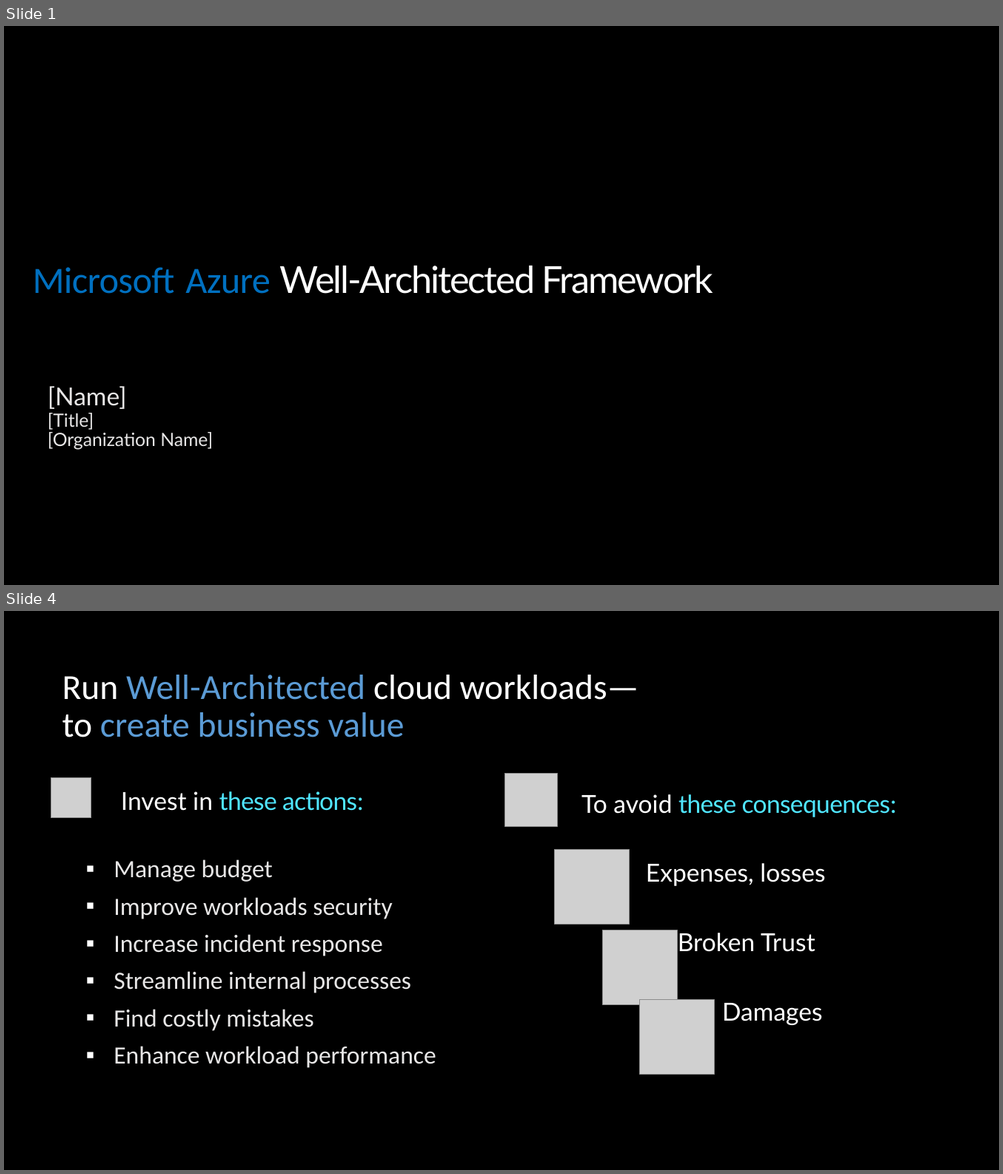
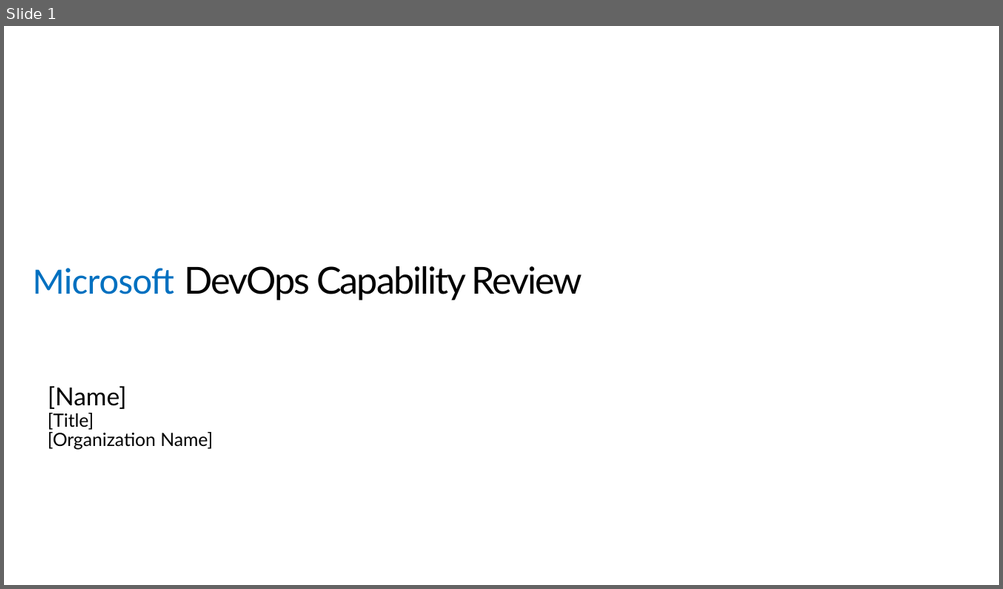
Before and after one commit to Azure/WellArchitected-Tools, a slide deck: WARP/devops/PnP_PowerPointReport_Template.pptx. Shown one above the other, each under a label of ours: slides 1 and 4 before the commit, slide 1 after it; the slides between them are not shown. The pictures are 1003x1174 and 1003x589 pixels, drawn with LibreOffice and Linux fonts; fonts in the diff are those of the drawing; grey boxes stand for pictures. Boxes give left, top, right and bottom in pixels: in the first picture for what was removed or moved away, otherwise in the second. Text is boxed around its words. In the diff, an @@ line names an element or a change of style, - is before the commit and + after.

```diff
--- a/WARP/devops/PnP_PowerPointReport_Template.pptx
+++ b/WARP/devops/PnP_PowerPointReport_Template.pptx
@@ slide 4 removed at (x1=4, y1=611, x2=999, y2=1170), background #000000 @@
@@ title removed at (x1=62, y1=675, x2=639, y2=738) @@
-Run Well-Architected cloud workloads—
-to create business value
@@ picture removed at (x1=51, y1=777, x2=91, y2=817) @@
@@ picture removed at (x1=505, y1=774, x2=558, y2=826) @@
@@ text removed at (x1=121, y1=792, x2=364, y2=811) @@
-Invest in these actions:
@@ text removed at (x1=581, y1=795, x2=896, y2=817) @@
-To avoid these consequences:
@@ picture removed at (x1=555, y1=850, x2=629, y2=924) @@
@@ text removed at (x1=114, y1=860, x2=435, y2=1068) @@
-▪ Manage budget
-▪ Improve workloads security
-▪ Increase incident response
-▪ Streamline internal processes
-▪ Find costly mistakes
-▪ Enhance workload performance
@@ text removed at (x1=646, y1=863, x2=825, y2=1025) @@
-Expenses, losses
-Broken Trust
-Damages
@@ picture removed at (x1=603, y1=931, x2=677, y2=1005) @@
@@ picture removed at (x1=640, y1=999, x2=714, y2=1074) @@
@@ slide 1 changed as well @@
@@ background #000000 to #FFFFFF @@
@@ title at (x1=33, y1=266, x2=583, y2=301): text changed; text colour #FFFFFF to #000000 @@
-Microsoft Azure Well-Architected Framework
+Microsoft DevOps Capability Review
@@ text "[Name]" at (x1=48, y1=386, x2=213, y2=450): text colour #E7E6E6 to #000000 @@
```
Also in this commit, not shown: 3 other slides changed, 10 slides added, 5 other slides removed.
